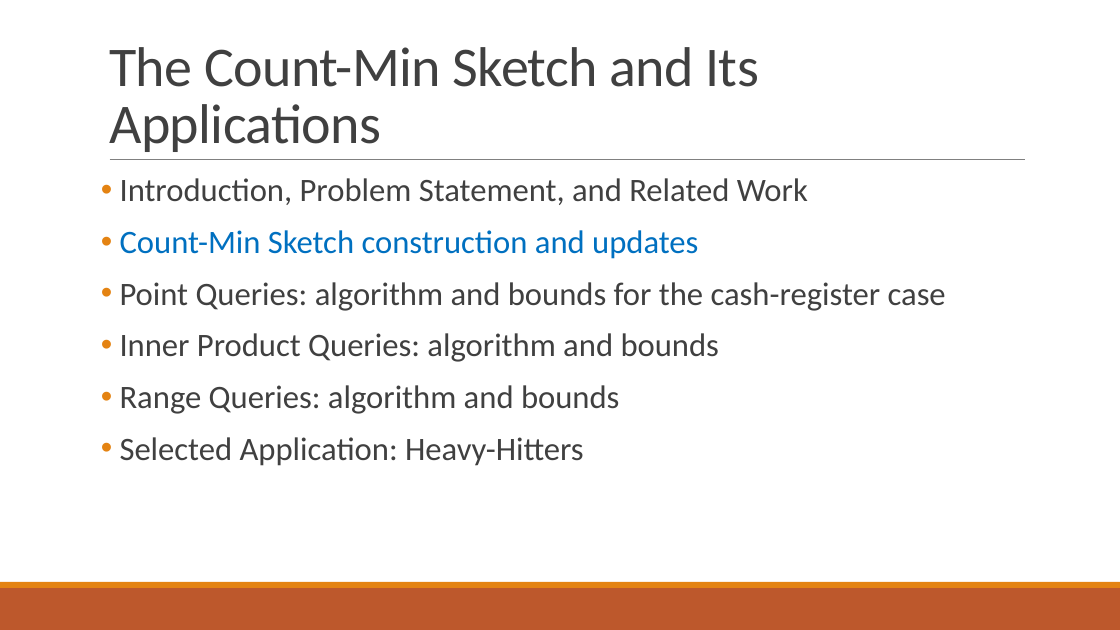
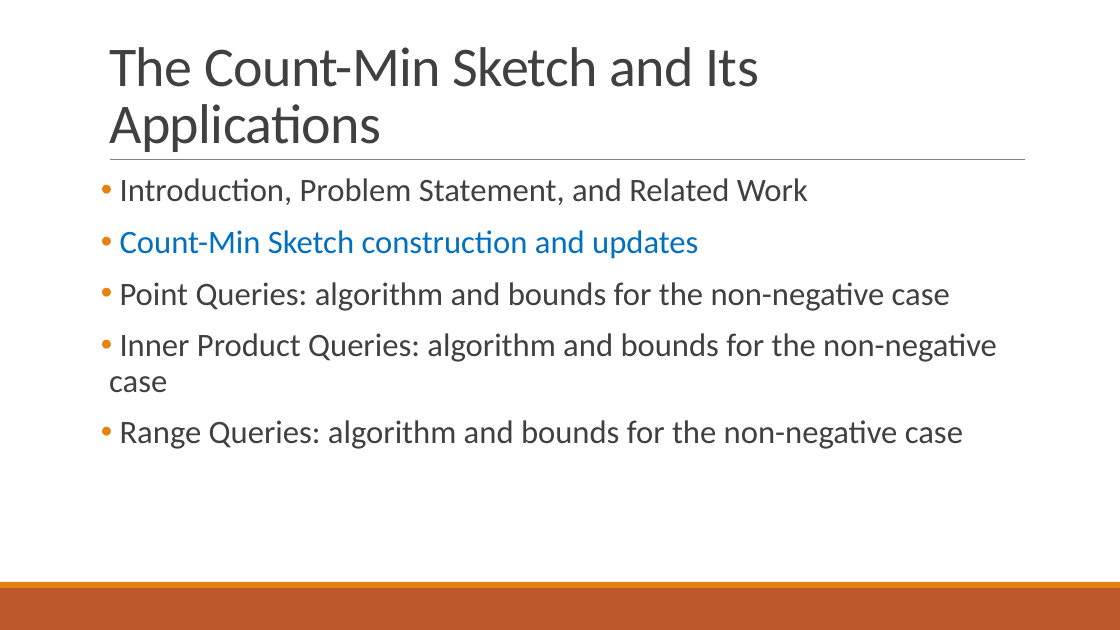
Before and after one commit to ewagner46/count_min_sketch_technical_summary, a slide deck: slide 7 of count_min_sketch_talk_EW.pptx. Drawn at 1120x630 pixels with LibreOffice and Linux fonts; fonts in the diff are those of the drawing. Boxes give left, top, right and bottom in pixels: in the first picture for what was removed or moved away, otherwise in the second. Text is boxed around its words. In the diff, an @@ line names an element or a change of style, - is before the commit and + after.

```diff
--- a/count_min_sketch_talk_EW.pptx
+++ b/count_min_sketch_talk_EW.pptx
@@ text at box(109, 282, 997, 449): text changed @@
-• Point Queries: algorithm and bounds for the cash-register case
-• Inner Product Queries: algorithm and bounds
-• Range Queries: algorithm and bounds
-• Selected Application: Heavy-Hitters
+• Point Queries: algorithm and bounds for the non-negative case
+• Inner Product Queries: algorithm and bounds for the non-negative case
+• Range Queries: algorithm and bounds for the non-negative case
```
Also in this commit, not shown: 7 other slides changed, 2 slides added, 1 slide removed, 2 other files.
